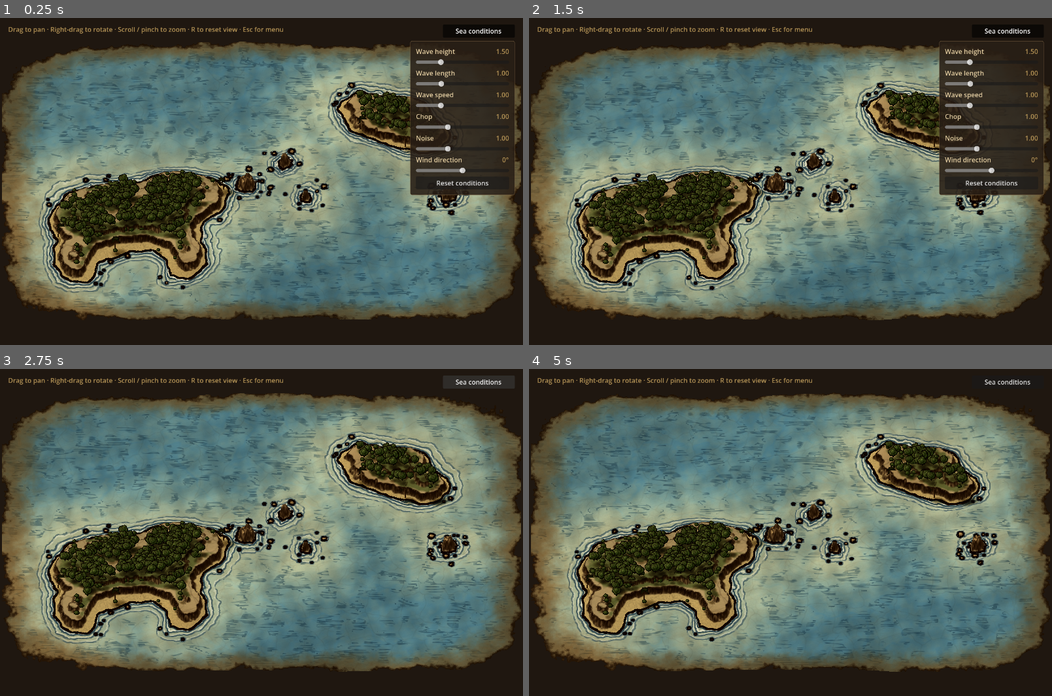
Above: before the commit, frames 1-4 (two rows, left to right).
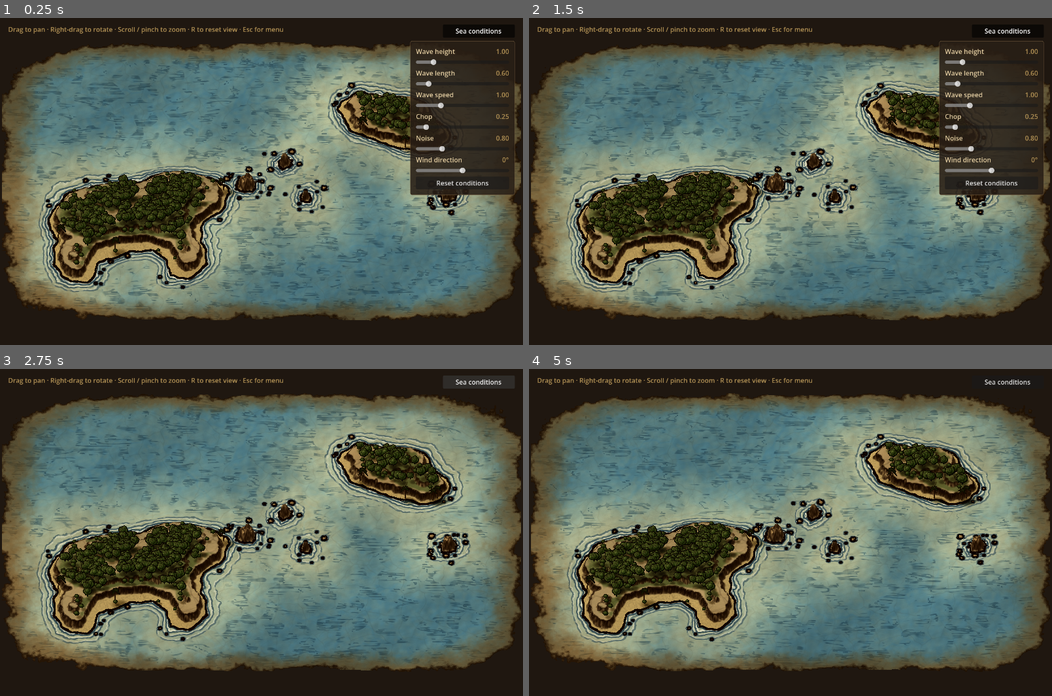
Above: after the commit, the same moments.

Repository: jnsndlr/Drawn-to-Sea
Game: Godot game, scene res://scenes/explorer_chart.tscn
Same seed, same stepped clock (60 frames per second), same inputs: the game is played once before the commit and once after it. This scene is started directly instead of the project's main scene.
Inputs (mouse positions are in pixels of both pictures, inside the frame that each line leads up to):
- Up to frame 1 (0.25 s): no input
- Up to frame 2 (1.5 s): click "Sea conditions" at 0.5 s; click "Sea conditions" at 1.25 s
- Up to frame 3 (2.75 s): click "Sea conditions" at 2 s
- Up to frame 4 (5 s): tap Enter at 2.75 s; move the mouse to (905, 516) at 2.77 s; tap R at 2.85, 4.35 s; click (905, 516) at 2.92 s; tap Space at 3.02 s; drag from (685, 548) to (764, 597) at 3.52 s; move the mouse to (842, 460) at 4.27 s; click (842, 460) at 4.42 s

The runs differ from the first frame. In frame 1, 6.1% of the frame differs, in the area x 0-100%, y 7-93%; in frame 2, 6.3%; in frame 3, 6.9%; in frame 4, 6.8%.

Commit message:
defsult waves and 3d ship

Diff:
--- a/scripts/explorer_chart.gd
+++ b/scripts/explorer_chart.gd
@@ -24,11 +24,11 @@
 
 # name, shader parameter, min, max, step, default
 const CONDITIONS := [
-	["Wave height", "wave_height", 0.0, 6.0, 0.05, 1.5],
-	["Wave length", "wave_length", 0.3, 3.0, 0.05, 1.0],
+	["Wave height", "wave_height", 0.0, 6.0, 0.05, 1.0],
+	["Wave length", "wave_length", 0.3, 3.0, 0.05, 0.6],
 	["Wave speed", "wave_speed", 0.0, 4.0, 0.05, 1.0],
-	["Chop", "chop", 0.0, 3.0, 0.05, 1.0],
-	["Noise", "noise_amount", 0.0, 3.0, 0.05, 1.0],
+	["Chop", "chop", 0.0, 3.0, 0.05, 0.25],
+	["Noise", "noise_amount", 0.0, 3.0, 0.05, 0.8],
 	["Wind direction", "wind_angle", -180.0, 180.0, 1.0, 0.0],
 ]
 
--- /dev/null
+++ b/scripts/player_ship.gd
@@ -0,0 +1,57 @@
+extends Node3D
+
+const MODEL := preload("res://assets/ship/ship.obj")
+const TOON := preload("res://shaders/ship_toon.gdshader")
+const OUTLINE := preload("res://shaders/ship_outline.gdshader")
+# The OBJ is ~79 units bow to bowsprit with its bow on +Z and keel at y = -1.7.
+const MODEL_SCALE := 0.016
+const WATERLINE := 1.5
+const SAIL_TINT := Color("eadcb4")
+const WOOD_TINT := Color("9a7650")
+# Sails and flags are single planes, so an inverted hull cannot outline them.
+const SAIL_TEXTURES := ["texture012", "texture014"]
+const FLAG_TEXTURES := ["texture013"]
+
+static var toon_mesh: ArrayMesh
+
+func _ready() -> void:
+	var model := MeshInstance3D.new()
+	model.mesh = build_mesh()
+	model.scale = Vector3.ONE * MODEL_SCALE
+	model.position.y = -WATERLINE * MODEL_SCALE
+	model.rotation.y = PI
+	add_child(model)
+	for i in model.mesh.get_surface_count():
+		var source: StandardMaterial3D = MODEL.surface_get_material(i)
+		var texture_name := source.albedo_texture.resource_path.get_file().get_basename()
+		var material := ShaderMaterial.new()
+		material.shader = TOON
+		material.set_shader_parameter("albedo_texture", source.albedo_texture)
+		material.set_shader_parameter("tint", SAIL_TINT if texture_name in SAIL_TEXTURES else WOOD_TINT)
+		if texture_name not in SAIL_TEXTURES and texture_name not in FLAG_TEXTURES:
+			var outline := ShaderMaterial.new()
+			outline.shader = OUTLINE
+			outline.set_shader_parameter("albedo_texture", source.albedo_texture)
+			material.next_pass = outline
+		model.set_surface_override_material(i, material)
+
+# The OBJ has flat normals, which split an inverted-hull outline at every hard
+# edge. Averaging normals that share a position closes those gaps.
+static func build_mesh() -> ArrayMesh:
+	if toon_mesh:
+		return toon_mesh
+	toon_mesh = ArrayMesh.new()
+	for i in MODEL.get_surface_count():
+		var arrays := MODEL.surface_get_arrays(i)
+		var vertices: PackedVector3Array = arrays[Mesh.ARRAY_VERTEX]
+		var normals: PackedVector3Array = arrays[Mesh.ARRAY_NORMAL]
+		var summed := {}
+		for v in vertices.size():
+			var key := vertices[v].snappedf(0.001)
+			summed[key] = summed.get(key, Vector3.ZERO) + normals[v]
+		for v in vertices.size():
+			normals[v] = summed[vertices[v].snappedf(0.001)].normalized()
+		arrays[Mesh.ARRAY_NORMAL] = normals
+		arrays[Mesh.ARRAY_TANGENT] = null
+		toon_mesh.add_surface_from_arrays(Mesh.PRIMITIVE_TRIANGLES, arrays)
+	return toon_mesh
--- a/scripts/sailing.gd
+++ b/scripts/sailing.gd
@@ -54,7 +54,7 @@
 func setup(map_node: Node3D, layer: CanvasLayer) -> void:
 	map = map_node
 	rng.randomize()
-	ship = preload("res://scripts/ship_visual.gd").new()
+	ship = preload("res://scripts/player_ship.gd").new()
 	add_child(ship)
 	wake = preload("res://scripts/ship_wake.gd").new()
 	wake.geography_texture = map.geography.texture
--- a/shaders/flora_sprite.gdshader
+++ b/shaders/flora_sprite.gdshader
@@ -12,6 +12,9 @@
 const float TRUNK_ALPHA = 0.62;
 
 varying vec2 cell;
+varying float plant_size;
+varying vec2 crown_center;
+varying vec2 crown_radius;
 // 0 at the default oblique view, 1 looking straight down.
 varying float overhead;
 
@@ -19,17 +22,45 @@
 	float index = INSTANCE_CUSTOM.r;
 	cell = vec2(mod(index, ATLAS_GRID.x), floor(index / ATLAS_GRID.x));
 	float size = INSTANCE_CUSTOM.b * CELL_PADDING;
-	// Looking down from above, a plant should sit centred over its root rather than stand on it.
+	plant_size = INSTANCE_CUSTOM.b;
+	// Match the drawing coordinates in flora_draw.gdshaderinc. Rounded depth
+	// lets overlapping crowns meet gradually instead of swapping whole cards.
+	crown_center = index < 16.0 ? vec2(0.0, 0.02) : (index < 24.0 ? vec2(0.0, -0.3) : vec2(0.0, 0.3));
+	crown_radius = index < 24.0 ? vec2(0.8, 0.75) : vec2(0.85, 0.5);
+	// Trees lose their trunks overhead, but palms retain theirs and must always
+	// pivot around the drawn trunk base (q.y = -0.97 in flora_draw).
 	overhead = smoothstep(0.8, 0.97, INV_VIEW_MATRIX[2].y);
-	// The QuadMesh spans -0.5..0.5: stand it on its bottom edge, nudged toward the camera.
-	VERTEX = vec3(VERTEX.x * size, (VERTEX.y + mix(0.5, 0.0, overhead)) * size, 0.05);
+	bool is_palm = index >= 24.0;
+	float root_offset = 0.97 / (2.0 * CELL_PADDING);
+	float pivot = is_palm ? root_offset : mix(root_offset, 0.0, overhead);
+	float height = (VERTEX.y + pivot) * size;
+	// Screen-up leans away from the camera into the terrain. Give the card
+	// the depth of an upright plant while retaining its camera-facing silhouette.
+	// Limit the slope near overhead, where an upright card would be edge-on.
+	// Use the unshifted root height so recentered tree crowns stay above land too.
+	float sin_pitch = clamp(INV_VIEW_MATRIX[2].y, 0.0, 1.0);
+	float cos_pitch = max(length(INV_VIEW_MATRIX[2].xz), 0.25);
+	float root_height = max((VERTEX.y + root_offset) * size, 0.0);
+	float upright_depth = root_height * sin_pitch / cos_pitch;
+	VERTEX = vec3(VERTEX.x * size, height, upright_depth + 0.005);
 	MODELVIEW_MATRIX = VIEW_MATRIX * mat4(INV_VIEW_MATRIX[0], INV_VIEW_MATRIX[1], INV_VIEW_MATRIX[2], MODEL_MATRIX[3]);
 }
 
 void fragment() {
 	vec4 plant = texture(atlas, (cell + UV) / ATLAS_GRID);
+	// Coverage is a cutout, not translucent foliage. Keep surviving pixels in
+	// the opaque depth pass so MultiMesh instance order cannot affect blending.
+	float cutoff = overhead > 0.5 ? (TRUNK_ALPHA + 1.0) * 0.5 : 0.5;
+	if (plant.a < cutoff) {
+		discard;
+	}
 	ALBEDO = pow(plant.rgb, vec3(2.2));
-	ALPHA = plant.a;
-	// Trunks are stored at a lower coverage: raising the cut-off hides them from overhead.
-	ALPHA_SCISSOR_THRESHOLD = overhead > 0.5 ? (TRUNK_ALPHA + 1.0) * 0.5 : 0.5;
+	vec2 q = vec2(UV.x * 2.0 - 1.0, 1.0 - UV.y * 2.0) * CELL_PADDING;
+	vec2 crown = (q - crown_center) / crown_radius;
+	float roundness = sqrt(max(1.0 - dot(crown, crown), 0.0));
+	vec3 surface = VERTEX;
+	surface.z += roundness * plant_size * 0.35;
+	vec4 clip = PROJECTION_MATRIX * vec4(surface, 1.0);
+	float ndc_depth = clip.z / clip.w;
+	DEPTH = CLIP_SPACE_FAR == -1.0 ? ndc_depth * 0.5 + 0.5 : ndc_depth;
 }
--- /dev/null
+++ b/shaders/ship_outline.gdshader
@@ -0,0 +1,24 @@
+// Inverted-hull ink outline for the ship. Vertices are pushed out along smoothed
+// normals in clip space so the line keeps a constant pixel width at every zoom.
+shader_type spatial;
+render_mode unshaded, cull_front, shadows_disabled;
+
+#include "res://shaders/explorer_palette.gdshaderinc"
+
+uniform sampler2D albedo_texture : source_color, filter_linear_mipmap;
+uniform float outline_pixels = 1.4;
+
+void vertex() {
+	vec4 clip = PROJECTION_MATRIX * MODELVIEW_MATRIX * vec4(VERTEX, 1.0);
+	vec3 view_normal = mat3(MODELVIEW_MATRIX) * NORMAL;
+	vec2 direction = length(view_normal.xy) > 0.0001 ? normalize(view_normal.xy) : vec2(0.0);
+	clip.xy += direction * outline_pixels * 2.0 / VIEWPORT_SIZE * clip.w;
+	POSITION = clip;
+}
+
+void fragment() {
+	if (texture(albedo_texture, UV).a < 0.5) {
+		discard;
+	}
+	ALBEDO = SEPIA * 0.8;
+}
--- /dev/null
+++ b/shaders/ship_toon.gdshader
@@ -0,0 +1,50 @@
+// Cel-shaded ship: the model's textures only supply detail, the palette supplies
+// colour. Lighting is quantised into three ink-wash bands around the chart sun,
+// and the darkest band picks up screen-space hatching like the terrain cliffs.
+shader_type spatial;
+render_mode unshaded, cull_disabled, shadows_disabled;
+
+#include "res://shaders/explorer_palette.gdshaderinc"
+
+uniform sampler2D albedo_texture : source_color, filter_linear_mipmap;
+uniform vec3 tint : source_color = vec3(0.55, 0.40, 0.25);
+// Source textures are dark; this lifts their luminance into a usable detail range.
+uniform float detail_gain = 3.0;
+uniform float detail_strength = 0.45;
+uniform float hatch_spacing = 5.0;
+
+float band(float value, float edge) {
+	float aa = max(fwidth(value), 0.001);
+	return smoothstep(edge - aa, edge + aa, value);
+}
+
+void fragment() {
+	if (texture(albedo_texture, UV).a < 0.5) {
+		discard;
+	}
+	// A blurrier mip for detail: the fine plank stripes otherwise shimmer at map zoom.
+	vec4 source = texture(albedo_texture, UV, 2.0);
+	// Faceted normals from screen derivatives keep planes crisp and read like
+	// drawn facets; flip toward the camera so two-sided sails light consistently.
+	vec3 view_normal = normalize(cross(dFdx(VERTEX), dFdy(VERTEX)));
+	if (dot(view_normal, -VERTEX) < 0.0) {
+		view_normal = -view_normal;
+	}
+	vec3 normal = normalize((INV_VIEW_MATRIX * vec4(view_normal, 0.0)).xyz);
+	float light = dot(normal, normalize(SUN_DIR));
+	float lit = band(light, 0.45);
+	float mid = band(light, -0.05);
+	float shade = mix(0.58, mix(0.8, 1.0, lit), mid);
+
+	float luminance = dot(source.rgb, vec3(0.299, 0.587, 0.114));
+	float detail = clamp(luminance * detail_gain, 0.0, 1.0);
+	vec3 base = tint * mix(1.0 - detail_strength, 1.0 + detail_strength * 0.35, detail);
+	// Shadows drift toward sepia ink rather than simply going grey.
+	vec3 color = mix(SEPIA, base, shade);
+
+	float hatch_phase = (FRAGCOORD.x + FRAGCOORD.y) / hatch_spacing;
+	float hatch = 1.0 - smoothstep(0.18, 0.32, abs(fract(hatch_phase) - 0.5) * 2.0);
+	hatch *= 1.0 - mid;
+	color = mix(color, SEPIA, hatch * 0.55);
+	ALBEDO = color;
+}
Not shown, added: assets/ship/ship.mtl
Not shown, added: assets/ship/ship.obj
Not shown, added: assets/ship/ship.obj.import
Binary file added: assets/ship/texture000.png
Not shown, added: assets/ship/texture000.png.import
Binary file added: assets/ship/texture001.png
Not shown, added: assets/ship/texture001.png.import
Binary file added: assets/ship/texture002.png
Not shown, added: assets/ship/texture002.png.import
Binary file added: assets/ship/texture003.png
Not shown, added: assets/ship/texture003.png.import
Binary file added: assets/ship/texture005.png
(and 22 more such lines)
